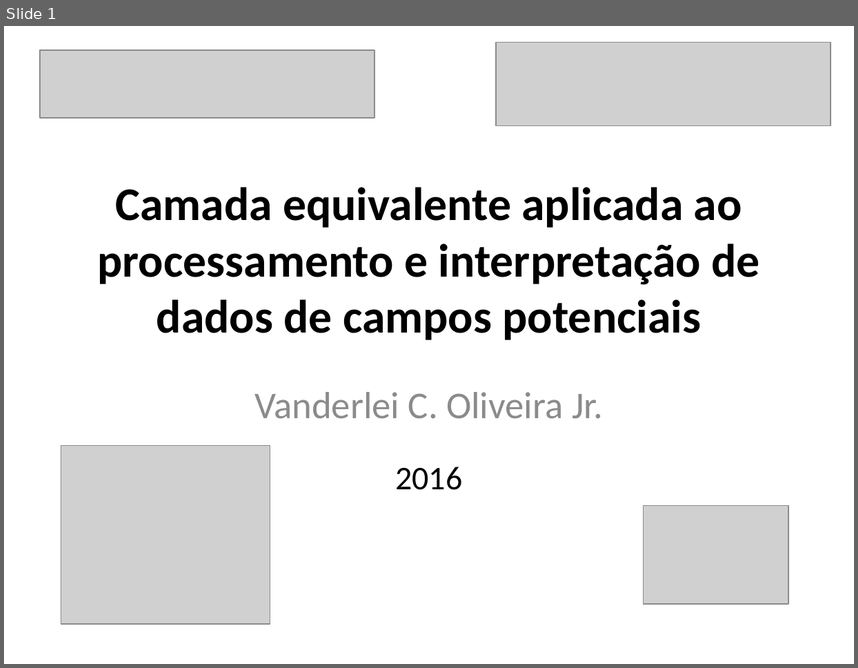
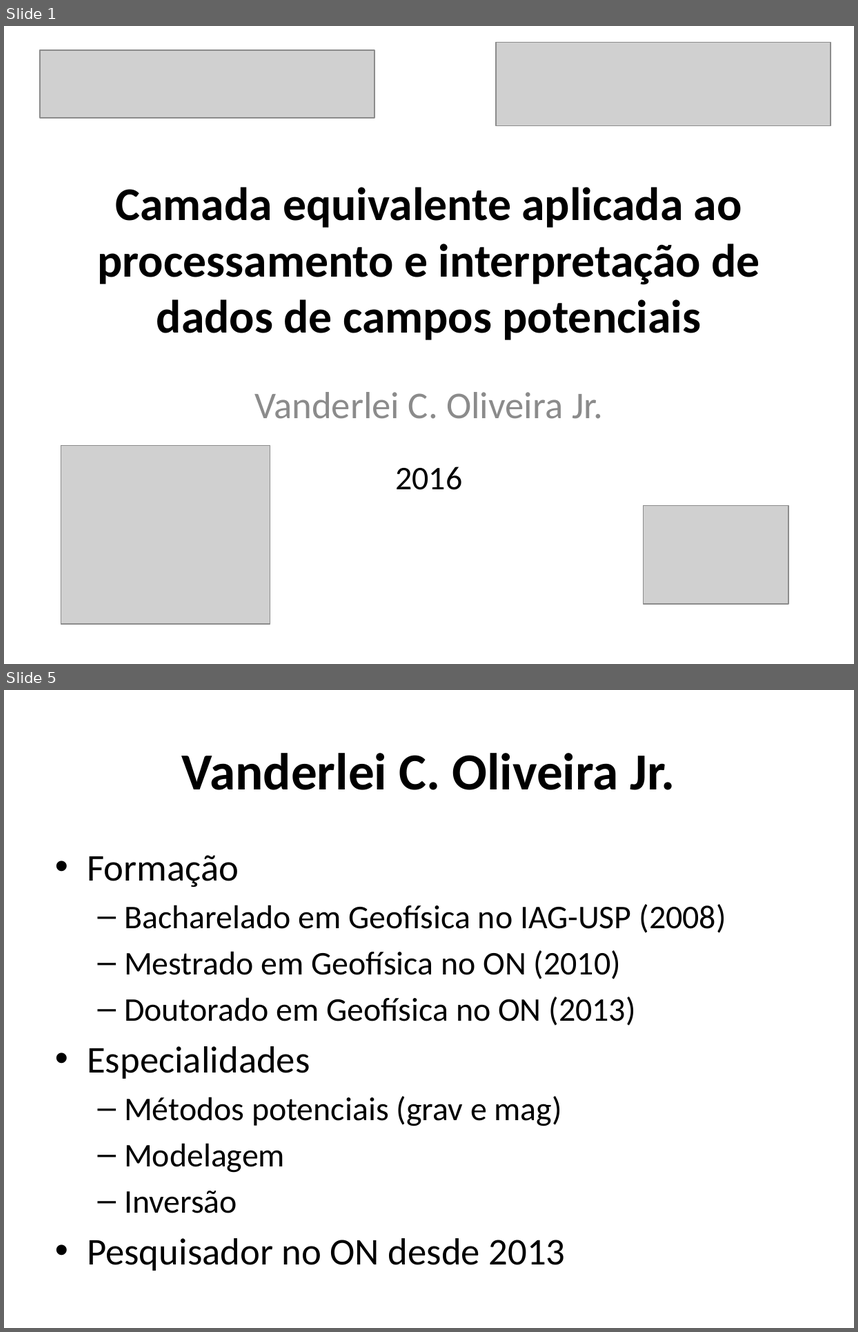
Before and after one commit to pinga-lab/CE-VII-SimBGf-2016, a slide deck: slides/1_apresentacao.pptx. Shown one above the other, each under a label of ours: slide 1 before the commit, slides 1 and 5 after it; the slides between them are not shown. The pictures are 858x668 and 858x1332 pixels, drawn with LibreOffice and Linux fonts; fonts in the diff are those of the drawing; grey boxes stand for pictures. Boxes give left, top, right and bottom in pixels: in the first picture for what was removed or moved away, otherwise in the second. Text is boxed around its words. In the diff, an @@ line names an element or a change of style, - is before the commit and + after.

```diff
--- a/slides/1_apresentacao.pptx
+++ b/slides/1_apresentacao.pptx
@@ slide 5 added at bbox=[4, 690, 854, 1328], background #FFFFFF @@
@@ title added at bbox=[182, 753, 675, 790], 44 pt, text #000000, bold @@
+Vanderlei C. Oliveira Jr.
@@ text added at bbox=[87, 855, 726, 1270], 28 pt, text #000000 @@
+• Formação
+  – Bacharelado em Geofísica no IAG-USP (2008)
+  – Mestrado em Geofísica no ON (2010)
+  – Doutorado em Geofísica no ON (2013)
+• Especialidades
+  – Métodos potenciais (grav e mag)
+  – Modelagem
+  – Inversão
+• Pesquisador no ON desde 2013
```
Also in this commit, not shown: 5 slides changed, 9 other slides added, 10 slides removed, 2 other files.
